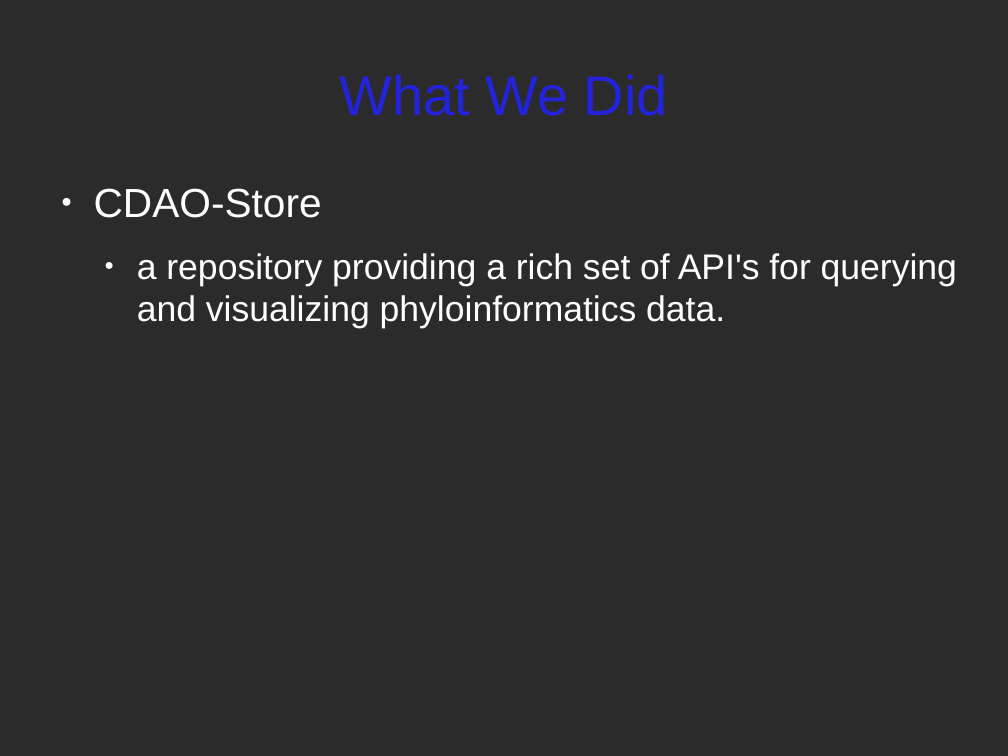
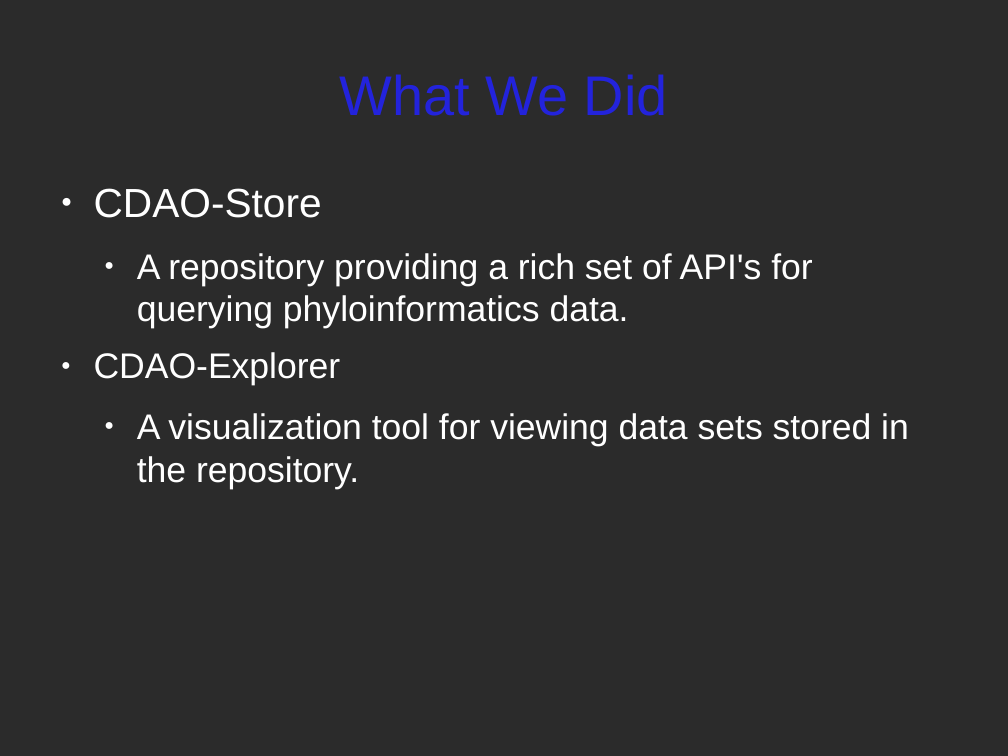
Before and after one commit to rdmpage/cdaotools, a slide deck: slide 3 of doc/publication/iEvoBio2010CDAOSTORE.odp. Drawn at 1008x756 pixels with LibreOffice and Linux fonts; fonts in the diff are those of the drawing; background and template pictures are left out; a plain dark background stands for a picture behind light text. Boxes give left, top, right and bottom in pixels: in the first picture for what was removed or moved away, otherwise in the second. Text is boxed around its words. In the diff, an @@ line names an element or a change of style, - is before the commit and + after.

```diff
--- a/doc/publication/iEvoBio2010CDAOSTORE.odp
+++ b/doc/publication/iEvoBio2010CDAOSTORE.odp
@@ text at (94,253,909,489): text changed @@
-  ● a repository providing a rich set of API's for querying and visualizing phyloinformatics data.
+  ● A repository providing a rich set of API's for querying phyloinformatics data.
+● CDAO-Explorer
+  ● A visualization tool for viewing data sets stored in the repository.
```
Also in this commit, not shown: 2 other slides changed, 1 other file.
